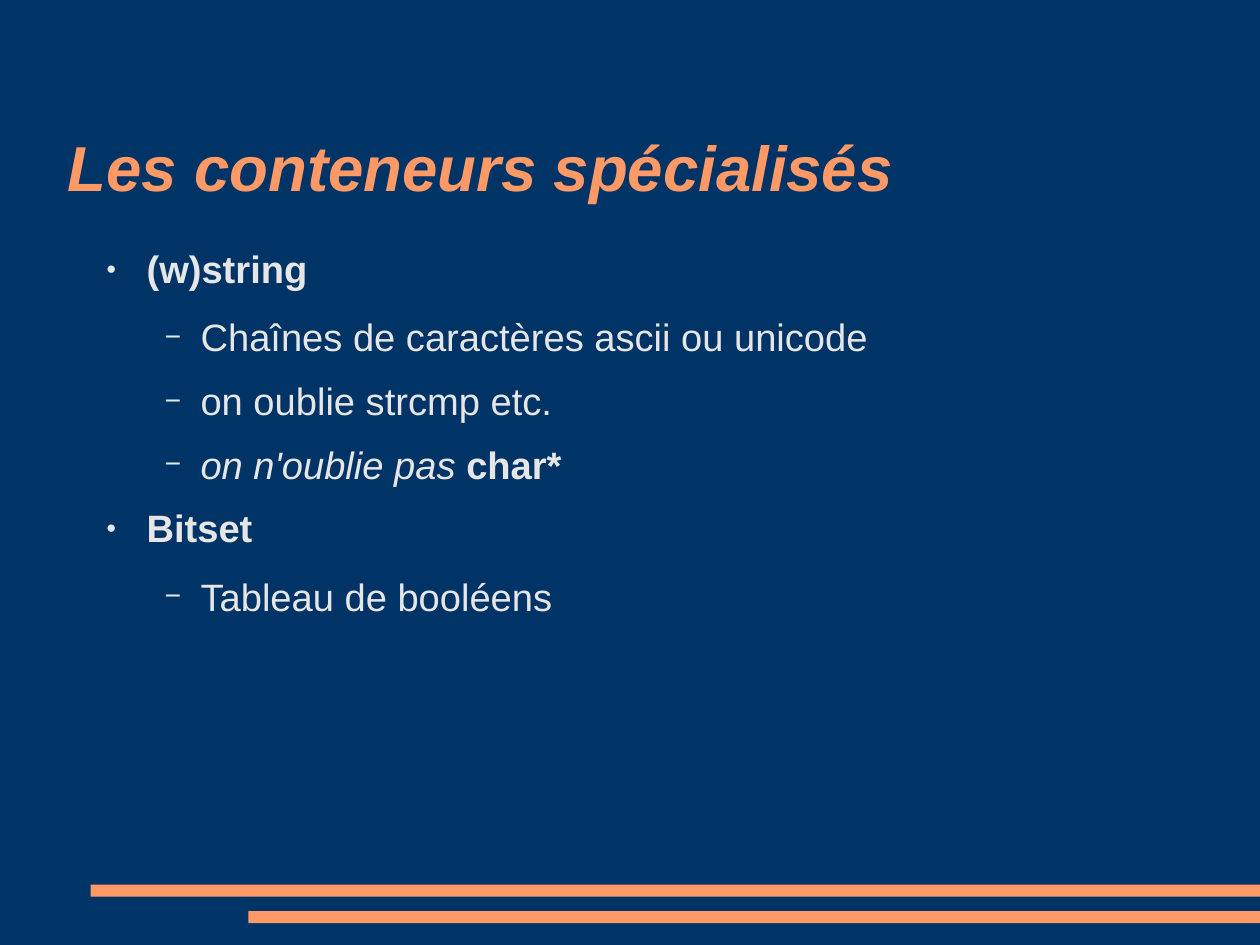
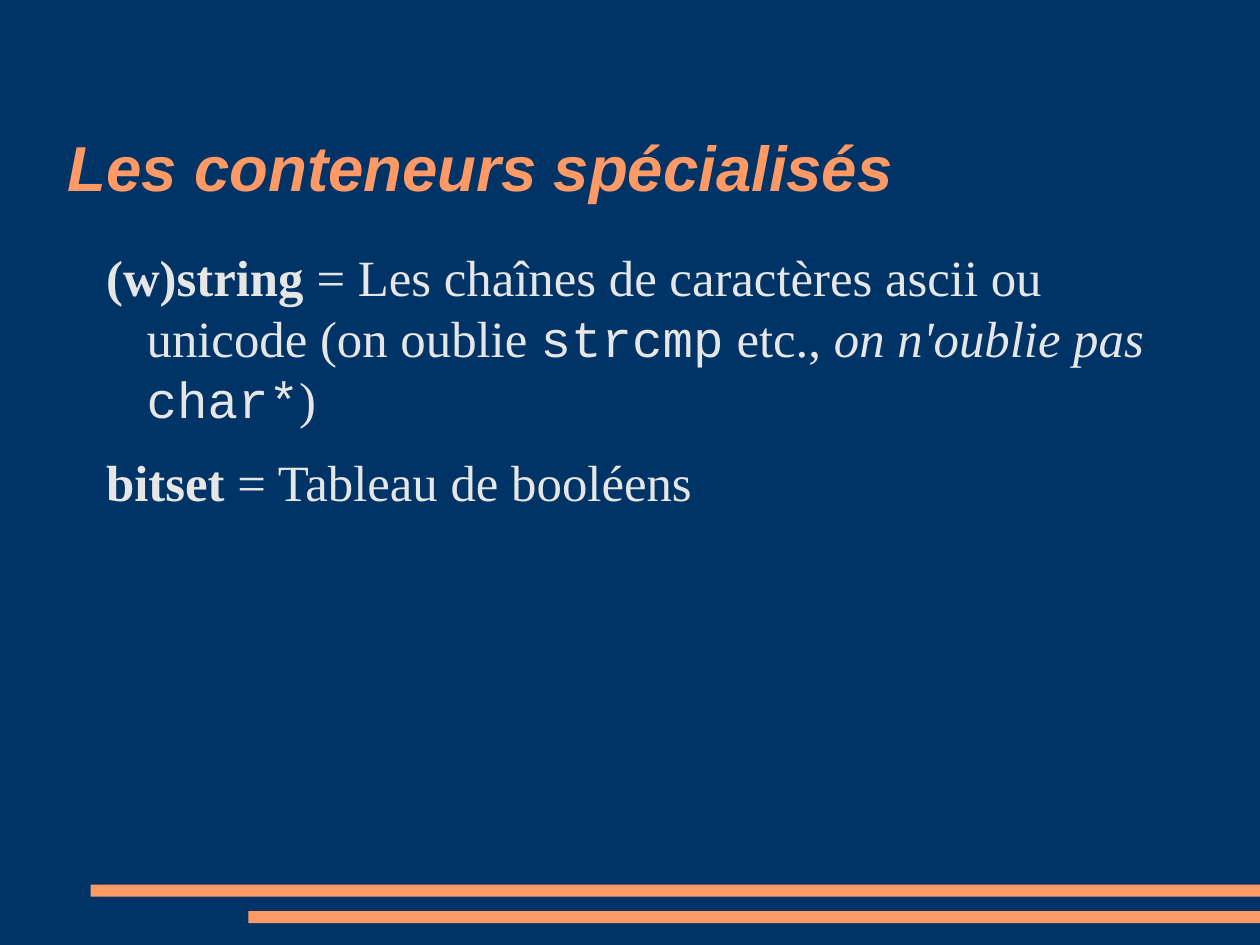
Before and after one commit to manu5801/cours-cplusplus, a slide deck: slide 6 of stl/stl.odp. Drawn at 1260x945 pixels with LibreOffice and Linux fonts; fonts in the diff are those of the drawing. Boxes give left, top, right and bottom in pixels: in the first picture for what was removed or moved away, otherwise in the second. Text is boxed around its words. In the diff, an @@ line names an element or a change of style, - is before the commit and + after.

```diff
--- a/stl/stl.odp
+++ b/stl/stl.odp
@@ text at <box>106,260,1144,502</box>: text changed; size 24 to 32 pt; font Arial to Times New Roman @@
-● (w)string
-  − Chaînes de caractères ascii ou unicode
-  − on oublie strcmp etc.
-  − on n'oublie pas char*
-● Bitset
-  − Tableau de booléens
+(w)string = Les chaînes de caractères ascii ou unicode (on oublie strcmp etc., on n'oublie pas char*)
+bitset = Tableau de booléens
```
Also in this commit, not shown: 20 other slides changed, 2 slides added, 3 slides removed, 9 other files.
